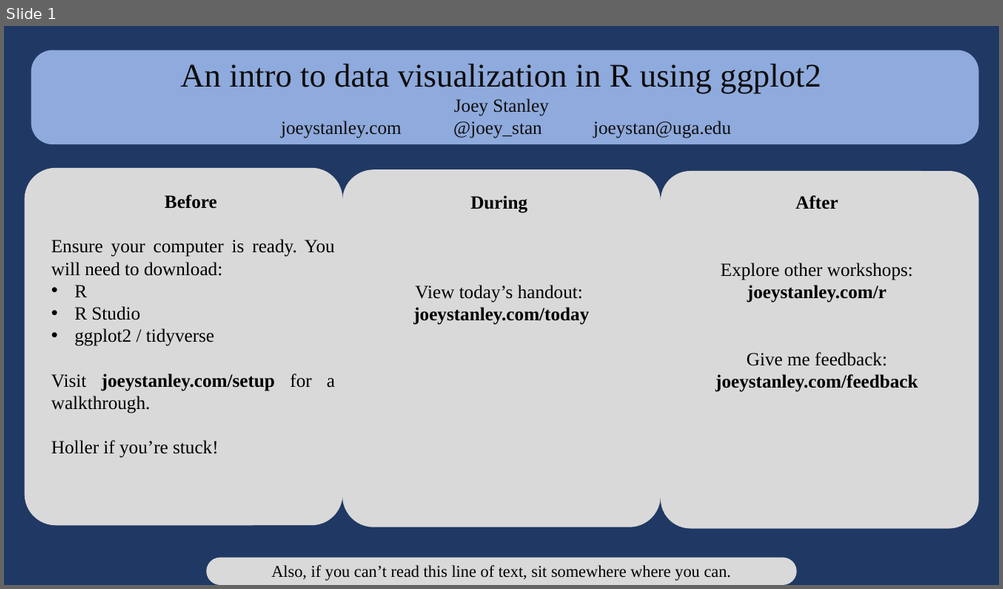
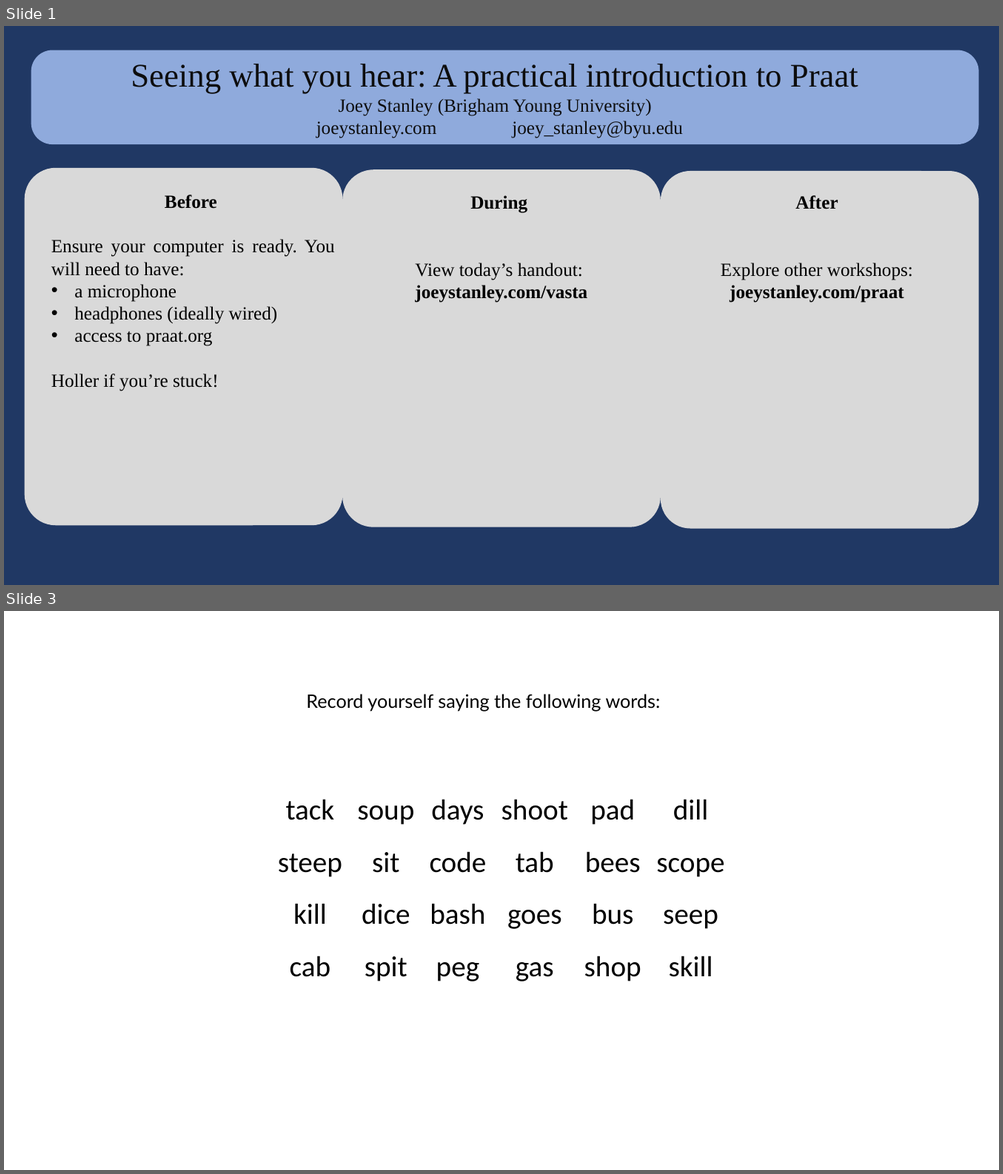
Before and after one commit to JoeyStanley/joeystanley, a slide deck: blog/vasta/images/_slideshow.pptx. Shown one above the other, each under a label of ours: slide 1 before the commit, slides 1 and 3 after it; the slides between them are not shown. The pictures are 1003x589 and 1003x1174 pixels, drawn with LibreOffice and Linux fonts; fonts in the diff are those of the drawing. Boxes give left, top, right and bottom in pixels: in the first picture for what was removed or moved away, otherwise in the second. Text is boxed around its words. In the diff, an @@ line names an element or a change of style, - is before the commit and + after.

```diff
--- a/blog/vasta/images/_slideshow.pptx
+++ b/blog/vasta/images/_slideshow.pptx
@@ slide 3 added at (4, 611, 999, 1170), background #FFFFFF @@
@@ text added at (306, 694, 660, 712), 18 pt, text #000000 @@
+Record yourself saying the following words:
@@ table added at (270, 782, 731, 991), 4 rows, 6 columns @@
+tack | soup | days | shoot | pad | dill
+steep | sit | code | tab | bees | scope
+kill | dice | bash | goes | bus | seep
+cab | spit | peg | gas | shop | skill
@@ slide 1 changed as well @@
@@ text at (131, 64, 858, 138): text changed @@
-An intro to data visualization in R using ggplot2
-Joey Stanley
-joeystanley.com @joey_stan joeystan@uga.edu
+Seeing what you hear: A practical introduction to Praat
+Joey Stanley (Brigham Young University)
+joeystanley.com joey_stanley@byu.edu
@@ text at (51, 239, 335, 346): text changed @@
-Ensure your computer is ready. You will need to download:
-• R
-• R Studio
-• ggplot2 / tidyverse
-Visit joeystanley.com/setup for a walkthrough.
+Ensure your computer is ready. You will need to have:
+• a microphone
+• headphones (ideally wired)
+• access to praat.org
@@ text at (415, 285, 587, 303): text changed @@
-joeystanley.com/today
+joeystanley.com/vasta
@@ text at (729, 285, 904, 303): text changed @@
-joeystanley.com/r
-Give me feedback:
-joeystanley.com/feedback
+joeystanley.com/praat
@@ rounded rectangle removed at (206, 558, 797, 585) @@
@@ text removed at (271, 565, 731, 581) @@
-Also, if you can’t read this line of text, sit somewhere where you can.
```
Also in this commit, not shown: 1 other slide added, 2 other files.
